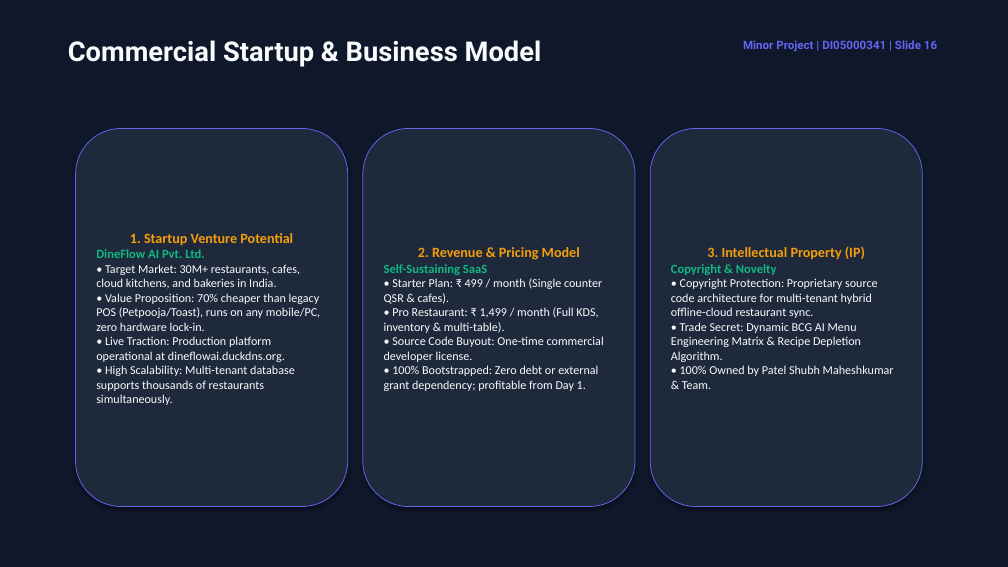
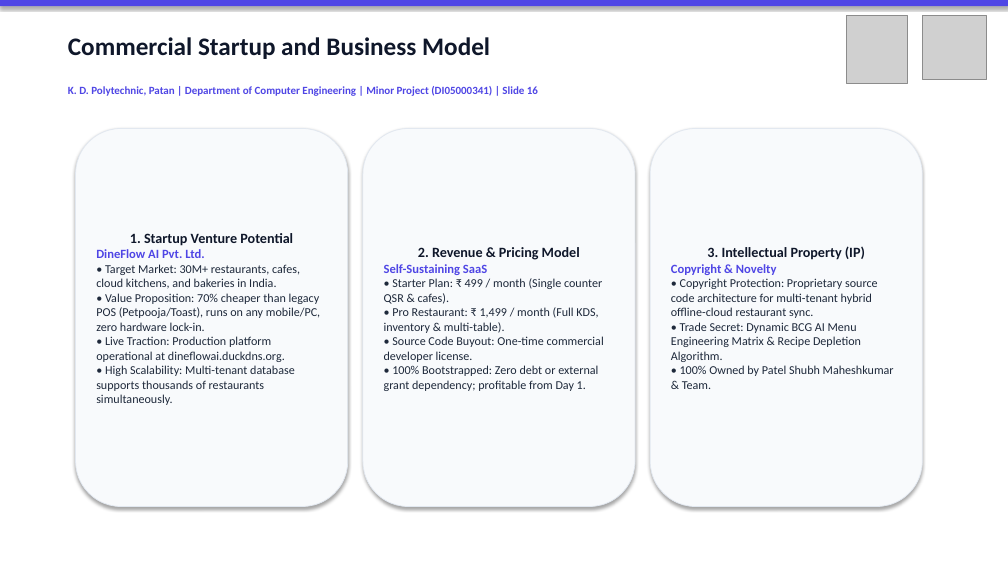
Before and after one commit to Shubh-Patel-07/DineFlow-AI, a slide deck: slide 16 of docs/DineFlow_AI_GTU_Minor_Project_Presentation.pptx. Drawn at 1008x567 pixels with LibreOffice and Linux fonts; fonts in the diff are those of the drawing; grey boxes stand for pictures. Boxes give left, top, right and bottom in pixels: in the first picture for what was removed or moved away, otherwise in the second. Text is boxed around its words. In the diff, an @@ line names an element or a change of style, - is before the commit and + after.

Commit message:
docs(gtu): embed official GTU and KDP Patan logos, light academic theme presentation, and exact chapter page breaks

```diff
--- a/docs/DineFlow_AI_GTU_Minor_Project_Presentation.pptx
+++ b/docs/DineFlow_AI_GTU_Minor_Project_Presentation.pptx
@@ rectangle at [0,0,1008,567]: fill #0F172A to #FFFFFF @@
@@ rectangle added at [0,0,1008,6], fill #4F46E5 @@
@@ picture added at [847,15,907,83] @@
@@ picture added at [923,15,987,79] @@
@@ text at [68,37,490,59]: text changed; size 26 to 24 pt; font Roboto to Calibri; text colour #F8FAFC to #0F172A @@
-Commercial Startup & Business Model
+Commercial Startup and Business Model
@@ text removed at [743,40,937,52] @@
-Minor Project | DI05000341 | Slide 16
@@ text added at [68,86,538,96], 10.5 pt, text #4F46E5, bold @@
+K. D. Polytechnic, Patan | Department of Computer Engineering | Minor Project (DI05000341) | Slide 16
@@ rounded rectangle "1. Startup Venture Potential" at [76,129,348,507]: text colour #F59E0B to #0F172A in "1. Startup Venture Potential"; text colour #10B981 to #4F46E5 in "DineFlow AI Pvt. Ltd."; text colour #F8FAFC to #1E293B in "• Target Market: 30M+ restaurants, cafes, cloud ..."; fill #1E293B to #F8FAFC; outline #6366F1 0.75 pt to #E2E8F0 0.75 pt @@
@@ rounded rectangle "2. Revenue & Pricing Model" at [363,129,635,507]: text colour #F59E0B to #0F172A in "2. Revenue & Pricing Model"; text colour #10B981 to #4F46E5 in "Self-Sustaining SaaS"; text colour #F8FAFC to #1E293B in "• Starter Plan: ₹ 499 / month ..."; fill #1E293B to #F8FAFC; outline #6366F1 0.75 pt to #E2E8F0 0.75 pt @@
@@ rounded rectangle "3. Intellectual Property (IP)" at [650,129,923,507]: text colour #F59E0B to #0F172A in "3. Intellectual Property (IP)"; text colour #10B981 to #4F46E5 in "Copyright & Novelty"; text colour #F8FAFC to #1E293B in "• Copyright Protection: Proprietary source code architecture ..."; fill #1E293B to #F8FAFC; outline #6366F1 0.75 pt to #E2E8F0 0.75 pt @@
```
Also in this commit, not shown: 16 other slides changed, 5 other files.
